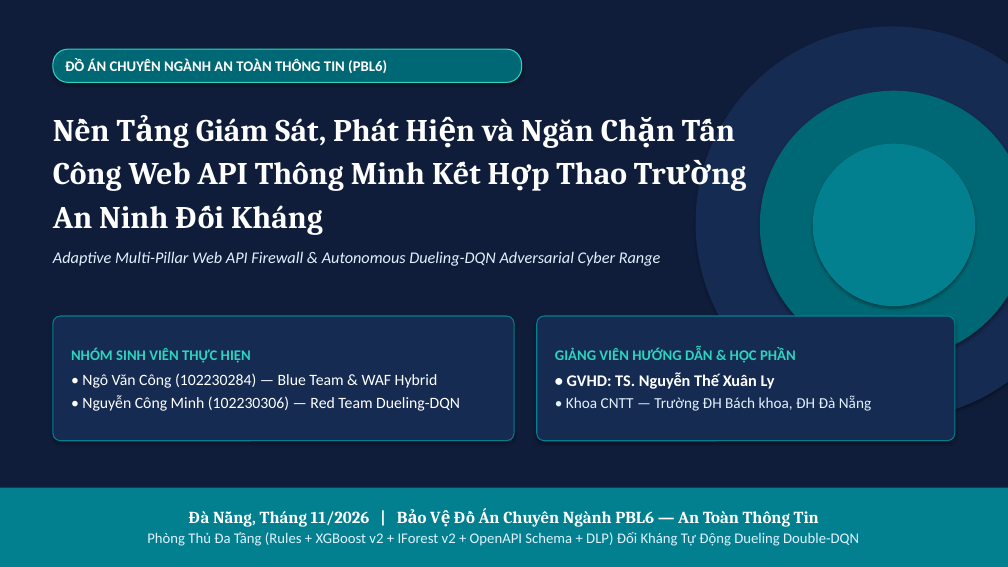
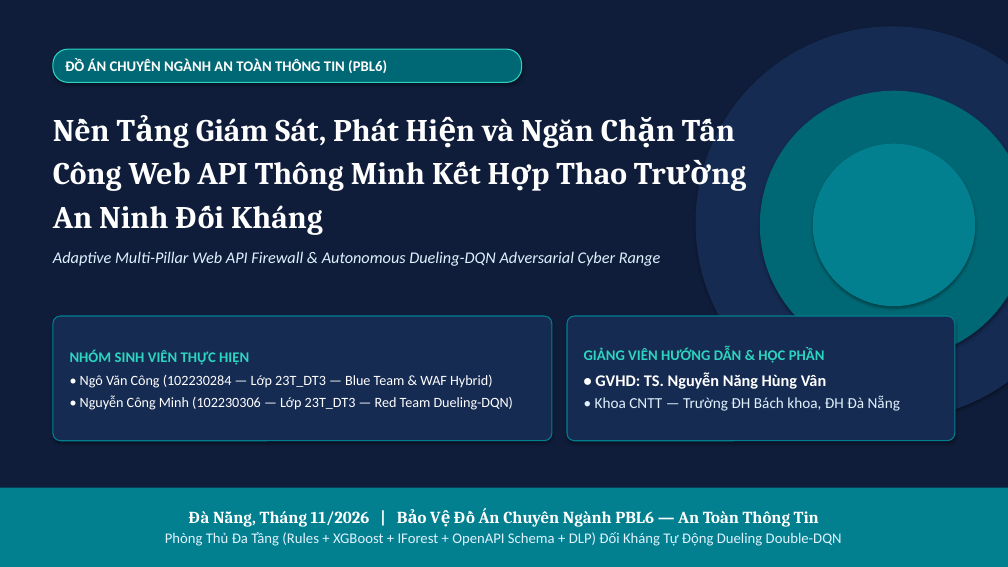
Before and after one commit to vcongggggg/pbl6, a slide deck: slide 1 of docs/reports/PBL6_Academic_Defense_Slides.pptx. Drawn at 1008x567 pixels with LibreOffice and Linux fonts; fonts in the diff are those of the drawing. Boxes give left, top, right and bottom in pixels: in the first picture for what was removed or moved away, otherwise in the second. Text is boxed around its words. In the diff, an @@ line names an element or a change of style, - is before the commit and + after.

Commit message:
docs(report,slides): canonicalize GVHD, cover MSSV/class, remove handles and version tags

```diff
--- a/docs/reports/PBL6_Academic_Defense_Slides.pptx
+++ b/docs/reports/PBL6_Academic_Defense_Slides.pptx
@@ rounded rectangle: place and size @@
-rounded rectangle at (53, 316, 514, 441)
+rounded rectangle at (53, 316, 552, 441)
@@ rounded rectangle: place and size @@
-rounded rectangle at (537, 316, 955, 441)
+rounded rectangle at (567, 316, 955, 441)
@@ text "GIẢNG VIÊN HƯỚNG DẪN & ...": place and size @@
-text "GIẢNG VIÊN HƯỚNG DẪN & ..." at (555, 348, 871, 411)
+text "GIẢNG VIÊN HƯỚNG DẪN & ..." at (584, 348, 900, 411)
@@ text at (80, 375, 514, 410): text changed; size 15 to 13.5 pt @@
-• Ngô Văn Công (102230284) — Blue Team & WAF Hybrid
-• Nguyễn Công Minh (102230306) — Red Team Dueling-DQN
+• Ngô Văn Công (102230284 — Lớp 23T_DT3 — Blue Team & WAF Hybrid)
+• Nguyễn Công Minh (102230306 — Lớp 23T_DT3 — Red Team Dueling-DQN)
@@ text at (595, 373, 826, 389): text changed @@
-• GVHD: TS. Nguyễn Thế Xuân Ly
+• GVHD: TS. Nguyễn Năng Hùng Vân
@@ text at (165, 532, 842, 546): text changed @@
-Phòng Thủ Đa Tầng (Rules + XGBoost v2 + IForest v2 + OpenAPI Schema + DLP) Đối Kháng Tự Động Dueling Double-DQN
+Phòng Thủ Đa Tầng (Rules + XGBoost + IForest + OpenAPI Schema + DLP) Đối Kháng Tự Động Dueling Double-DQN
```
Also in this commit, not shown: 23 other slides changed, 26 other files.
